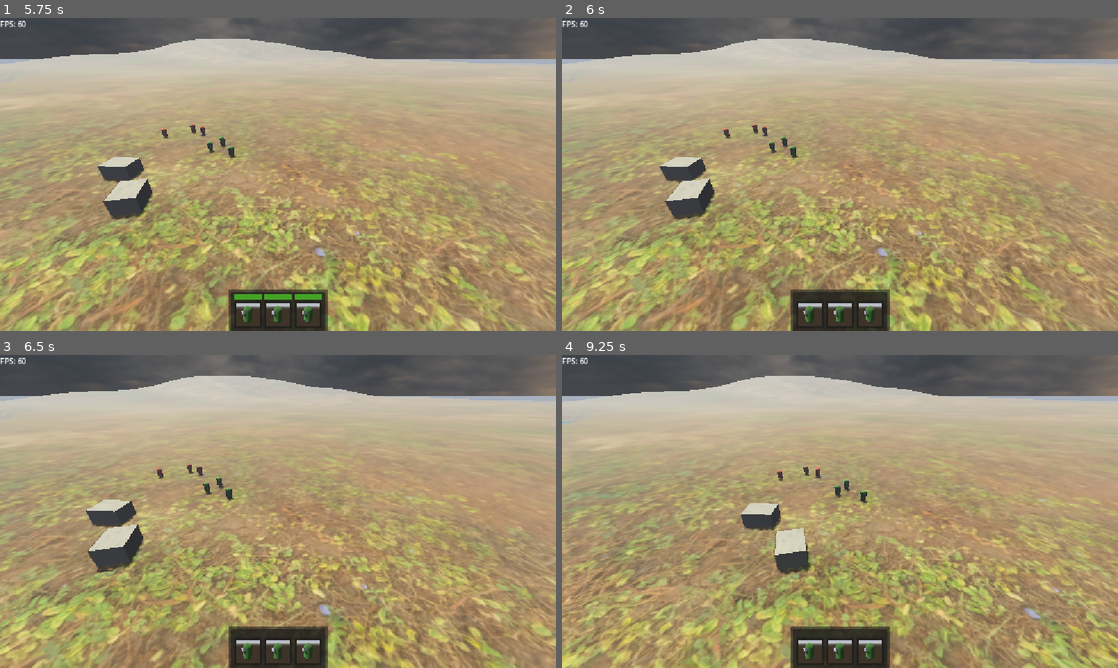
Above: before the commit, frames 1-4 (two rows, left to right).
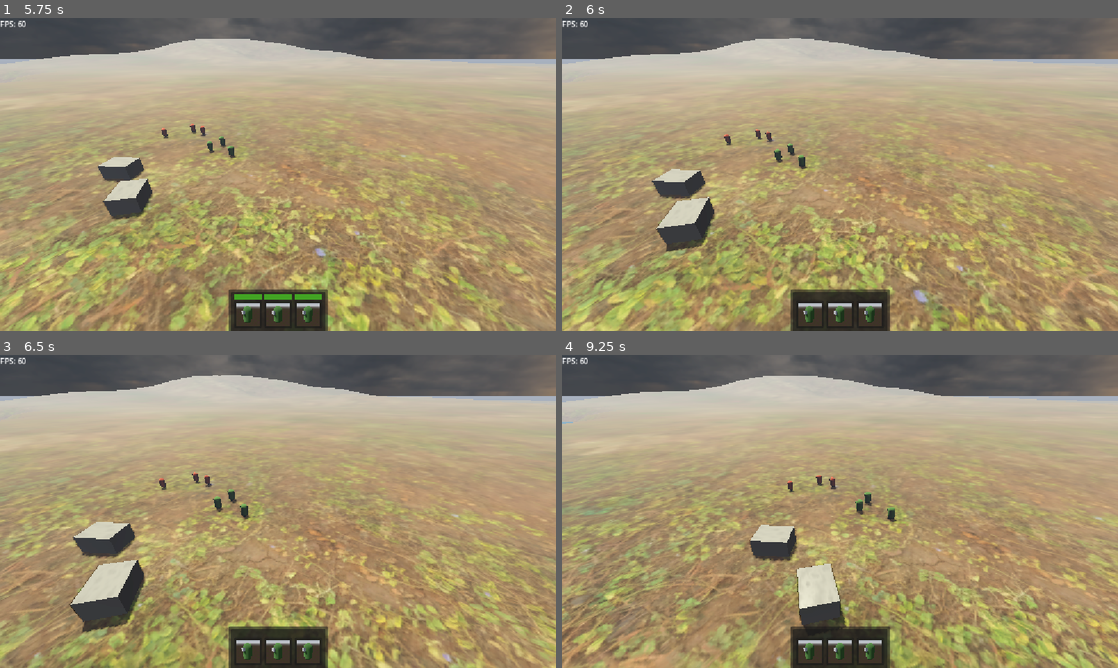
Above: after the commit, the same moments.

Repository: ssammarshall/RTS
Game: Godot game, scene res://world/maps/map_0.tscn
Two runs of this game, one before a commit and one after it. Both use one fixed random seed, a clock stepped at 60 frames per second and the inputs below.
Inputs (mouse positions are in pixels of both pictures, inside the frame that each line leads up to):
- Up to frame 1 (5.75 s): click (250, 315) at 0.52 s; tap Enter (Enter) at 1.25, 3.05 s; move the mouse to (250, 237) at 1.27 s; hold A (A) 1.28-2 s; click (250, 237) at 1.42 s; tap D (D) at 1.55 s; drag from (444, 221) to (250, 237) at 2.02 s; move the mouse to (111, 127) at 2.77 s; hold Backspace (Backspace) 2.78-3.5 s; hold E (E) 2.78-3.5 s; click (111, 127) at 2.92 s; drag from (305, 174) to (111, 127) at 3.52 s; move the mouse to (194, 96) at 4.27 s; hold Backspace (Backspace) 4.28-5 s; hold R (R) 4.28-5 s; click (194, 96) at 4.42 s; tap S (S) at 4.55 s; tap Space (Space) at 5 s; drag from (400, 158) to (194, 96) at 5.02 s
- Up to frame 2 (6 s): move the mouse to (728, 190) at 5.77 s; hold Space (Space) from 5.78 s (still down); click (728, 190) at 5.92 s
- Up to frame 3 (6.5 s): keep holding Space (Space); tap W (W) at 6.05 s
- Up to frame 4 (9.25 s): release Space (Space) at 6.5 s; tap Enter (Enter) at 6.5 s; drag from (895, 442) to (728, 527) at 6.52 s; move the mouse to (812, 574) at 7.27 s; hold X (X) 7.28-8 s; click (812, 574) at 7.42 s; tap Z (Z) at 7.55 s; drag from (1006, 558) to (812, 574) at 8.02 s; move the mouse to (673, 464) at 8.77 s; hold Backspace (Backspace) from 8.78 s (still down); hold A (A) from 8.78 s (still down); click (673, 464) at 8.92 s; tap D (D) at 9.05 s

Frame 1 is identical in both runs. In frame 2, 26% of the frame differs, in the area x 0-100%, y 6-100%; in frame 3, 27%; in frame 4, 27%.

Commit message:
Add: follow camera (space or double-click unit card) keeps unit in frame; Units.pin keeps a unit at a detail level

Diff:
--- a/autoload/units.gd
+++ b/autoload/units.gd
@@ -100,6 +100,19 @@
 # After a registered unit's type changed: its radius in the grid, and at least the type's lowest detail level.
 func retyped(unit: Unit) -> void:
 	grid.set_radius(unit.grid_handle, unit.radius)
+	_raise(unit)
+
+# Keeps the unit at `level` or higher, whatever the camera, until it's unpinned or released.
+func pin(unit: Unit, level: Unit.Detail) -> void:
+	unit.pinned_detail = level
+	unit.lowest_detail = mini(unit.type.lowest_detail, level) as Unit.Detail
+	if unit.registry_index >= 0: _raise(unit)
+
+func unpin(unit: Unit) -> void:
+	unit.pinned_detail = Unit.Detail.DORMANT
+	unit.lowest_detail = unit.type.lowest_detail
+
+func _raise(unit: Unit) -> void:
 	if unit.detail <= unit.lowest_detail: return
 	unit.set_detail(unit.lowest_detail)
 	_update_acting(unit)
--- a/camera/camera_rig.gd
+++ b/camera/camera_rig.gd
@@ -14,13 +14,12 @@
 	set(new_mode):
 		current_mode = new_mode
 		match current_mode:
-			MODE.RTS:
+			MODE.RTS, MODE.UNIT_FOLLOW:
 				spring_arm.spring_length = 0
-			MODE.UNIT_FOLLOW:
-				spring_arm.spring_length = 2
 
 # Modules.
 var rts_camera: RTSCamera
+var follow_camera: FollowCamera
 
 # Universal.
 var unit: Unit
@@ -46,16 +45,31 @@
 
 func _ready() -> void:
 	rts_camera = RTSCamera.new()
+	follow_camera = FollowCamera.new()
 
 # Called by User to update Camera Rig.
 func _physics_process(delta: float) -> void:
 	match current_mode:
 		MODE.RTS:
 			rts_camera.physics_update(self, delta)
-
-		#MODE.UNIT_FOLLOW:
-			#if not unit: return
-			#user.global_position = unit.global_position
+		MODE.UNIT_FOLLOW:
+			follow_camera.physics_update(self, delta)
 
 func set_mode(_mode: MODE) -> void:
 	current_mode = _mode
+
+func follow(target: Unit) -> void:
+	stop_following()
+	unit = target
+	Units.pin(unit, Unit.Detail.REDUCED)
+	unit.tree_exiting.connect(stop_following, CONNECT_ONE_SHOT)
+	follow_camera.start(self)
+	current_mode = MODE.UNIT_FOLLOW
+
+func stop_following() -> void:
+	if current_mode != MODE.UNIT_FOLLOW: return
+	if unit.tree_exiting.is_connected(stop_following): unit.tree_exiting.disconnect(stop_following)
+	Units.unpin(unit)
+	unit = null
+	rts_camera.camera_current_zoom = user.position.y
+	current_mode = MODE.RTS
--- /dev/null
+++ b/camera/modules/follow_camera.gd
@@ -0,0 +1,48 @@
+class_name FollowCamera extends CameraModule
+# Keeps the rig's unit at FRAME on screen, `distance` from the camera, whatever way the camera turns, so turning orbits
+# the unit. Starting flies there over FLY_TIME without turning. Moving or edge panning the camera stops it.
+
+const FRAME := Vector2(0.5, 0.6)
+const FLY_TIME := 0.6
+const MIN_DISTANCE := 8.0
+const MAX_DISTANCE := 90.0
+const ZOOM_RATE := 0.75
+
+var distance := 30.0
+var _from := Vector3.ZERO
+var _flown := 0.0
+
+func start(camera_rig: CameraRig) -> void:
+	var ray := _frame_ray(camera_rig)
+	var eye := camera_rig.camera.global_position
+	var target := camera_rig.unit.global_position
+	var drop := eye.y - target.y
+	distance = clampf(drop / -ray.y if ray.y < -0.1 else eye.distance_to(target), MIN_DISTANCE, MAX_DISTANCE)
+	_from = camera_rig.user.global_position
+	_flown = 0.0
+
+func physics_update(camera_rig: CameraRig, delta: float) -> void:
+	var rts := camera_rig.rts_camera
+	if camera_rig.forward or camera_rig.backward or camera_rig.left or camera_rig.right or _at_edge(camera_rig):
+		camera_rig.stop_following()
+		return
+	rts.camera_rotate(camera_rig, delta)
+	if camera_rig.camera_can_zoom:
+		distance = clampf(distance * (1.0 + rts.camera_zoom_direction * ZOOM_RATE * delta), MIN_DISTANCE, MAX_DISTANCE)
+		if rts.camera_zoom_slow_down: rts.camera_zoom_direction *= rts.camera_zoom_speed_damp
+	var target := camera_rig.unit.global_position - _frame_ray(camera_rig) * distance
+	if _flown < FLY_TIME:
+		_flown += delta
+		target = _from.lerp(target, smoothstep(0.0, FLY_TIME, _flown))
+	camera_rig.user.global_position = target
+
+func _frame_ray(camera_rig: CameraRig) -> Vector3:
+	return camera_rig.camera.project_ray_normal(camera_rig.get_viewport().get_visible_rect().size * FRAME)
+
+func _at_edge(camera_rig: CameraRig) -> bool:
+	var rts := camera_rig.rts_camera
+	if not rts.camera_can_auto_pan: return false
+	var mouse := camera_rig.get_viewport().get_mouse_position()
+	var size := camera_rig.get_viewport().get_visible_rect().size
+	var margin := rts.camera_auto_pan_margin
+	return mouse.x < margin or mouse.y < margin or mouse.x > size.x - margin or mouse.y > size.y - margin
--- a/camera/modules/rts_camera.gd
+++ b/camera/modules/rts_camera.gd
@@ -29,20 +29,12 @@
 		camera_rotate_mouse = value
 		camera_can_auto_pan = !value # Temporarily disable auto pan when rotating camera with mouse.
 
-# Camera focus.
-var camera_focus_pos := Vector3.ZERO # DO NOT SET DIRECTLY. USE SET_CAMERA_FOCUS_POS().
-var focus_rotation := 0.0
-var camera_is_focused: bool = false
-
 func physics_update(camera_rig: CameraRig, delta: float) -> void:
 	camera_rig.mouse_current_position = camera_rig.get_viewport().get_mouse_position()
-	if camera_is_focused:
-		camera_focus(camera_rig, delta)
-	else:
-		camera_move(camera_rig, delta)
-		camera_zoom(camera_rig, delta)
-		camera_auto_pan(camera_rig, delta)
-		camera_rotate(camera_rig, delta)
+	camera_move(camera_rig, delta)
+	camera_zoom(camera_rig, delta)
+	camera_auto_pan(camera_rig, delta)
+	camera_rotate(camera_rig, delta)
 
 # Control camera movement.
 func camera_move(camera_rig: CameraRig, delta: float) -> void:
@@ -134,43 +126,3 @@
 	# Rotate with keypad.
 	if camera_rotate_keypad:
 		user.rotation.y += camera_rotation_direction * camera_rotation_speed * delta
-
-# Transform camera to focus on a position.
-func camera_focus(camera_rig: CameraRig, delta: float) -> void:
-	if camera_focus_pos == Vector3.ZERO: return
-
-	var user: User = camera_rig.user
-
-	user.global_position = lerp(user.global_position, camera_focus_pos, delta * 2.5)
-	user.rotation.y = lerp_angle(user.rotation.y, focus_rotation, delta * 2.5)
-
-	var rotation_difference: float = absf(user.rotation.y - focus_rotation)
-	if user.global_position.distance_to(camera_focus_pos) < 2 and rotation_difference < 0.1:
-		camera_is_focused = false
-
-# Also calculates focus_rotation and sets camera_is_focused.
-func set_camera_focus_pos(camera_rig: CameraRig, pos: Vector3) -> void:
-	var user: User = camera_rig.user
-
-	if not user:
-		camera_focus_pos = Vector3.ZERO
-		return
-
-	var direction_to_pos: Vector3 = user.global_position - pos
-
-	camera_focus_pos = (direction_to_pos.normalized() * user.position.y) + pos
-	if camera_focus_pos.y < 0: camera_focus_pos.y = 0
-
-	var forward_direction := user.global_transform.basis.z
-	var forward_2d := Vector2(forward_direction.x, forward_direction.z)
-	var direction_to_pos_2d := Vector2(direction_to_pos.x, direction_to_pos.z)
-
-	focus_rotation = forward_2d.angle_to(direction_to_pos_2d)
-	focus_rotation = user.rotation.y - focus_rotation
-
-	camera_is_focused = true
-
-
-func follow_unit(camera_rig: CameraRig, u: Unit) -> void:
-	if not u == null: camera_rig.unit = u
-	else: return
--- a/units/unit.gd
+++ b/units/unit.gd
@@ -51,6 +51,7 @@
 var radius := 0.5 # Of the body's capsule.
 var reach := 1.5 # How close the unit has to be to a building's area to interact with it.
 var lowest_detail := Detail.DORMANT
+var pinned_detail := Detail.DORMANT # Set by Units.pin.
 
 # Inventory
 var inventory: Inventory = Inventory.new()
@@ -101,7 +102,7 @@
 	height = value.height
 	radius = value.radius
 	reach = value.reach
-	lowest_detail = value.lowest_detail
+	lowest_detail = mini(value.lowest_detail, pinned_detail) as Detail
 	inventory.resource_limit = value.carry_limit
 	model.mesh = value.mesh
 	model.material_override = value.material
@@ -283,6 +284,7 @@
 	push = Vector2.ZERO
 	_yaw = 0.0
 	identity = null
+	pinned_detail = Detail.DORMANT
 	select(false)
 	group_num = -1
 
--- a/user/controllers/rts_controller.gd
+++ b/user/controllers/rts_controller.gd
@@ -51,8 +51,7 @@
 	SignalBus.unit_focus.connect(Callable(_on_unit_focus))
 
 func _on_unit_focus(unit: Unit) -> void:
-	#camera_rig.follow_unit(unit)
-	rts_camera.set_camera_focus_pos(camera_rig, unit.global_position)
+	camera_rig.follow(unit)
 
 func handle_input(event: InputEvent) -> void:
 	if event is InputEventKey:
@@ -151,6 +150,11 @@
 		return
 
 	if event.is_action_pressed("Enter"):
+		return
+
+	if event.is_action_pressed("Space"):
+		if camera_rig.current_mode == CameraRig.MODE.UNIT_FOLLOW: camera_rig.stop_following()
+		elif user.get_selected_group().size() > 0: camera_rig.follow(user.get_selected_group().units[0])
 		return
 
 	if event.is_action_pressed("Number"):
Not shown, added: camera/modules/follow_camera.gd.uid
